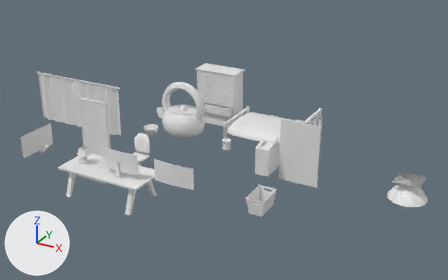
A saved change to the Blender file assets/3d/householdModels.blend.
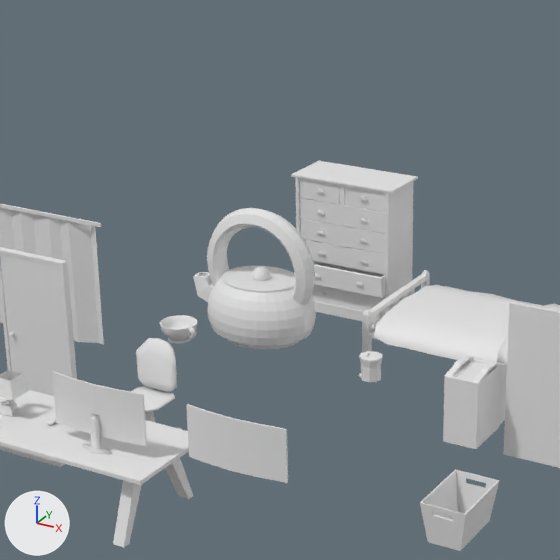
Old and new are each drawn whole from a 50 mm lens placed at (16.91, -26.31, 13.67), pointed at (2.62, -0.33, 0.68) and again close up on the part from 18% to 67% of the width and 0% to 79% of the height. Every picture has the same lights, and +X, +Y and +Z are marked at lower left.
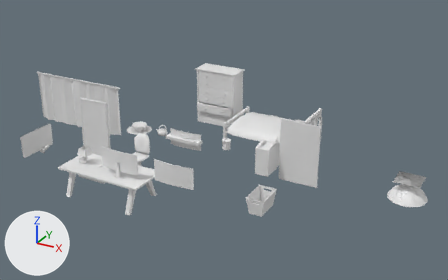
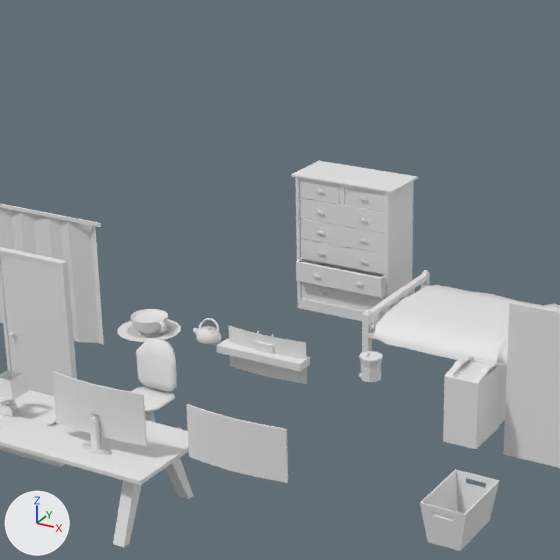
Edits to the bpy script that builds the scene:
```text
Change me_sphere_006:
    used by ob_sphere_006; location = (-2.26, 0.01, 0.32); scale = (0.414, 0.414, 0.414)
    remove me_sphere_006.from_pydata(...)  # 224 vertices, 192 faces; spans x -1.0..1.0, y -1.0..1.0, z -0.86..0.0
    add me_sphere_006.from_pydata(...)  # 256 vertices, 208 faces; spans x -1.75..1.7, y -1.78..1.67, z -0.86..0.0
    me_sphere_006 part 1: a new loose piece of 32 vertices spanning x -1.75..1.7, y -1.78..1.67, z -0.79..-0.78
Add me_cube_028:
    me_cube_028.from_pydata([(-0.98, 4.71, 0.97), (-0.5, 1.16, 0.97), (0.0, -0.36, 0.97), (0.5, 1.16, 0.97), (0.0, -0.36, -0.96), (0.5, 1.16, -0.96), (-0.5, 1.16, -0.96), (-0.98, 4.71, -0.96), (0.98, 4.7, 0.97), (0.98, 4.7, -0.96)], [], [(7, 0, 1, 6), (4, 2, 3, 5), (6, 1, 2, 4), (5, 3, 8, 9)])
Add me_circle_004:
    me_circle_004.from_pydata([(0.0, 1.0, 0.0), (-0.5, 0.87, 0.0), (-0.87, 0.5, 0.0), (-1.0, 0.0, 0.0), (-0.87, -0.5, 0.0), (-0.5, -0.87, 0.0), (0.0, -1.0, 0.0), (0.5, -0.87, 0.0), (0.87, -0.5, 0.0), (1.0, 0.0, 0.0), (0.87, 0.5, 0.0), (0.5, 0.87, 0.0)], [], [(1, 2, 3, 4, 5, 6, 7, 8, 9, 10, 11, 0)])
Change ob_sphere_005:
    ob_sphere_005.location: (-2.26, 0.01, 0.32) -> (-3.05, 0.01, 0.32)
Change ob_sphere_006:
    ob_sphere_006.location: (-2.26, 0.01, 0.32) -> (-3.05, 0.01, 0.32)
Remove ob_sphere_007:
    ob_sphere_007 = bpy.data.objects.new('Sphere.007', me_sphere_007)
Remove ob_icosphere:
    ob_icosphere = bpy.data.objects.new('Icosphere', me_icosphere_001)
Remove ob_torus:
    ob_torus = bpy.data.objects.new('Torus', me_torus)
Add ob_cube_029:
    ob_cube_029 = bpy.data.objects.new('Cube.029', me_cube_023.copy())  # the mesh of ob_cube_023
    ob_cube_029.location = (-0.06, 0.0, 0.01)
    ob_cube_029.scale = (1.05, 0.211, 0.0852)
Add ob_cube_028:
    ob_cube_028 = bpy.data.objects.new('Cube.028', me_cube_028)
    ob_cube_028.location = (0.0, 0.0, 0.0)
    ob_cube_028.scale = (1.0, 0.0172, 0.501)
Add ob_cube_027:
    ob_cube_027 = bpy.data.objects.new('Cube.027', me_cube_027)  # 148 vertices, 146 faces; spans x -1.0..1.0, y -1.05..3.0, z -1.0..2.26
    ob_cube_027.location = (-0.02, 0.0, 0.13)
    ob_cube_027.scale = (0.247, 0.0324, 0.168)
Add ob_torus_003:
    ob_torus_003 = bpy.data.objects.new('Torus.003', me_torus_003)  # 41 vertices, 36 faces; spans x -1.617..-1.088, y -0.716..-0.054, z -0.399..0.154
    ob_torus_003.location = (-1.5, 0.07, 0.28)
    ob_torus_003.rotation_euler = (1.134, 0.0, 0.0)  # degrees (65, 0, 0)
    ob_torus_003.scale = (0.24, 0.24, 0.24)
Add ob_torus_002:
    ob_torus_002 = bpy.data.objects.new('Torus.002', me_torus_002)  # 255 vertices, 262 faces; spans x -1.11..1.11, y -1.11..1.11, z -0.56..0.74
    ob_torus_002.location = (-1.5, 0.07, 0.28)
    ob_torus_002.rotation_euler = (1.134, 0.0, 0.0)  # degrees (65, 0, 0)
    ob_torus_002.scale = (0.24, 0.24, 0.24)
Add ob_torus_001:
    ob_torus_001 = bpy.data.objects.new('Torus.001', me_torus_001)  # 287 vertices, 259 faces; spans x -1.2..1.22, y -1.45..0.31, z -1.22..0.78
    ob_torus_001.location = (-1.5, 0.07, 0.28)
    ob_torus_001.rotation_euler = (1.134, 0.0, 0.0)  # degrees (65, 0, 0)
    ob_torus_001.scale = (0.24, 0.24, 0.24)
Add ob_circle:
    ob_circle = bpy.data.objects.new('Circle', me_circle_004)
    ob_circle.location = (-3.05, 0.01, 0.26)
    ob_circle.scale = (0.383, 0.383, 0.383)
```

Pixel boxes [x1, y1, x2, y2] of what changed, in the close-ups (560 x 560 px):
'Sphere.007', deleted: before [193, 266, 316, 349]
'Torus', deleted: before [207, 208, 315, 305]
'Cube.028', added: after [228, 325, 307, 384]
'Cube.029', added: after [217, 339, 310, 371]
'Sphere.005', moved: before [160, 315, 197, 344]; after [127, 309, 171, 338]
'Sphere.006', reshaped, moved (67% wider, 30% taller): before [160, 322, 198, 341]; after [117, 317, 181, 342]
'Torus.001', added: after [196, 330, 221, 346]
'Circle', added: after [133, 312, 165, 322]
'Icosphere', deleted: before [252, 267, 270, 281]
'Cube.027', added: after [254, 331, 274, 354]
'Torus.002', added: after [198, 318, 219, 334]
'Torus.003', added: after [193, 328, 198, 334]
part 1 of me_sphere_006, added: after [117, 319, 181, 342]
